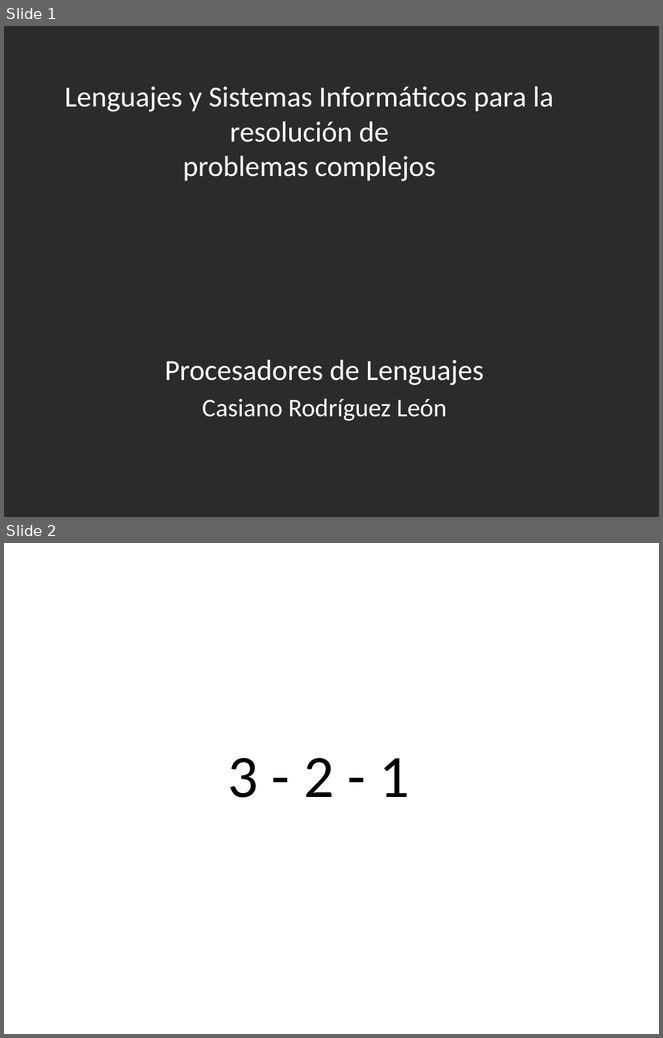
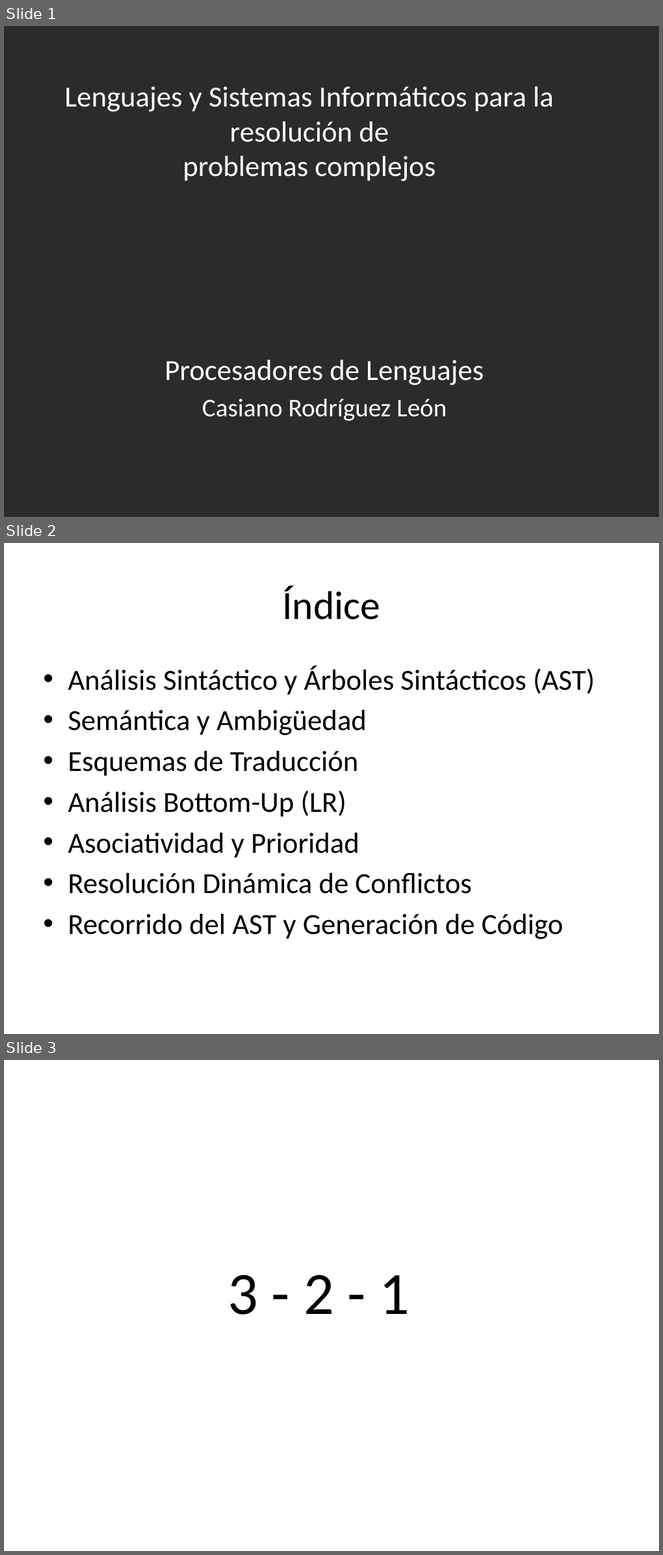
Before and after one commit to ULL-LSI/campus-america-2019, a slide deck: casiano/CAMPUS-AMERICA-2019-PROCESADORES-DE-LENGUAJES.pptx. Shown one above the other, each under a label of ours: slides 1 and 2 before the commit, slides 1, 2 and 3 after it. The pictures are 663x1038 and 663x1555 pixels, drawn with LibreOffice and Linux fonts; fonts in the diff are those of the drawing; background and template pictures are left out; a plain dark background stands for a picture behind light text. Boxes give left, top, right and bottom in pixels: in the first picture for what was removed or moved away, otherwise in the second. Text is boxed around its words. In the diff, an @@ line names an element or a change of style, - is before the commit and + after.

```diff
--- a/casiano/CAMPUS-AMERICA-2019-PROCESADORES-DE-LENGUAJES.pptx
+++ b/casiano/CAMPUS-AMERICA-2019-PROCESADORES-DE-LENGUAJES.pptx
@@ slide 2 added at (4, 543, 659, 1034), background #FFFFFF @@
@@ title added at (282, 586, 380, 620), 44 pt, text #000000 @@
+Índice
@@ text added at (68, 666, 595, 939), 32 pt, text #000000 @@
+• Análisis Sintáctico y Árboles Sintácticos (AST)
+• Semántica y Ambigüedad
+• Esquemas de Traducción
+• Análisis Bottom-Up (LR)
+• Asociatividad y Prioridad
+• Resolución Dinámica de Conflictos
+• Recorrido del AST y Generación de Código
@@ what was slide 2 is now slide 3 @@
```
Also in this commit, not shown: 1 slide changed, 11 other slides added, 6 other files.
